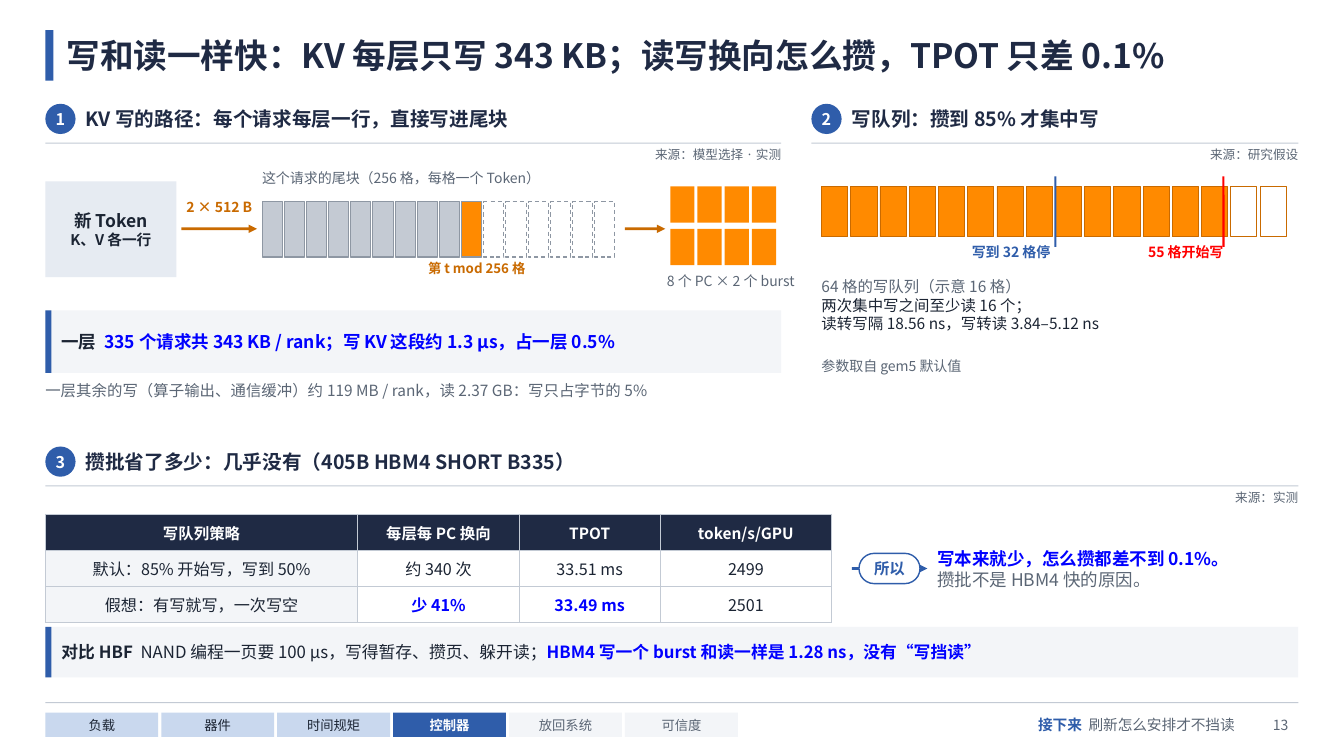
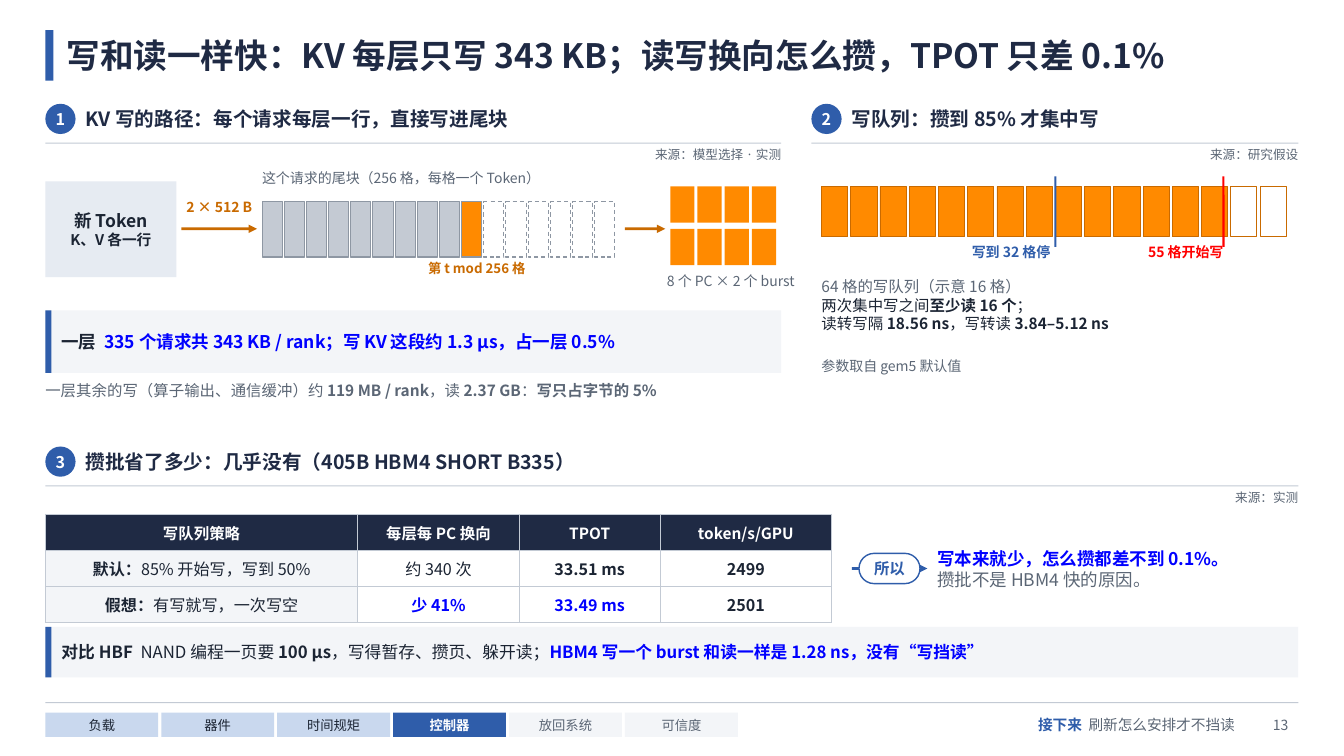
Before and after one commit to zhenghao21/heterollm-sim-4.0.0, a slide deck: slide 13 of docs/presentations/hbm_control_logic_20261107/HBM控制逻辑讲解.pptx. Drawn at 1344x756 pixels with LibreOffice and Linux fonts; fonts in the diff are those of the drawing. Boxes give left, top, right and bottom in pixels: in the first picture for what was removed or moved away, otherwise in the second. Text is boxed around its words. In the diff, an @@ line names an element or a change of style, - is before the commit and + after.

```diff
--- a/docs/presentations/hbm_control_logic_20261107/HBM控制逻辑讲解.pptx
+++ b/docs/presentations/hbm_control_logic_20261107/HBM控制逻辑讲解.pptx
@@ text at <box>821,279,1032,314</box>: text changed @@
-64 格的写队列（示意 16 格）
-两次集中写之间至少读 16 个；
+64 格的写队列（示意 16 格）
+两次集中写之间至少读 16 个；
@@ text at <box>821,316,1108,331</box>: bold on in "18.56 ns，写转读 3.84–5.12 ns" @@
@@ text "一层其余的写（算子输出、通信缓冲）约 119 MB / rank，读 ..." at <box>45,383,657,398</box>: bold on in "119 MB / rank，读 2.37 GB：写只占字节的 5%" @@
@@ table at <box>45,514,832,617</box> @@
@@ bold on in "默认：85%", "33.51 ms", "2499", "假想：有写就写，一次写空" and 1 more places @@
@@ text "对比 HBF NAND 编程一页要 100 ..." at <box>61,643,984,662</box>: bold on in "100 µs，写得暂存、攒页、躲开读；HBM4" @@
```
Also in this commit, not shown: 19 other slides changed, 32 other files.
